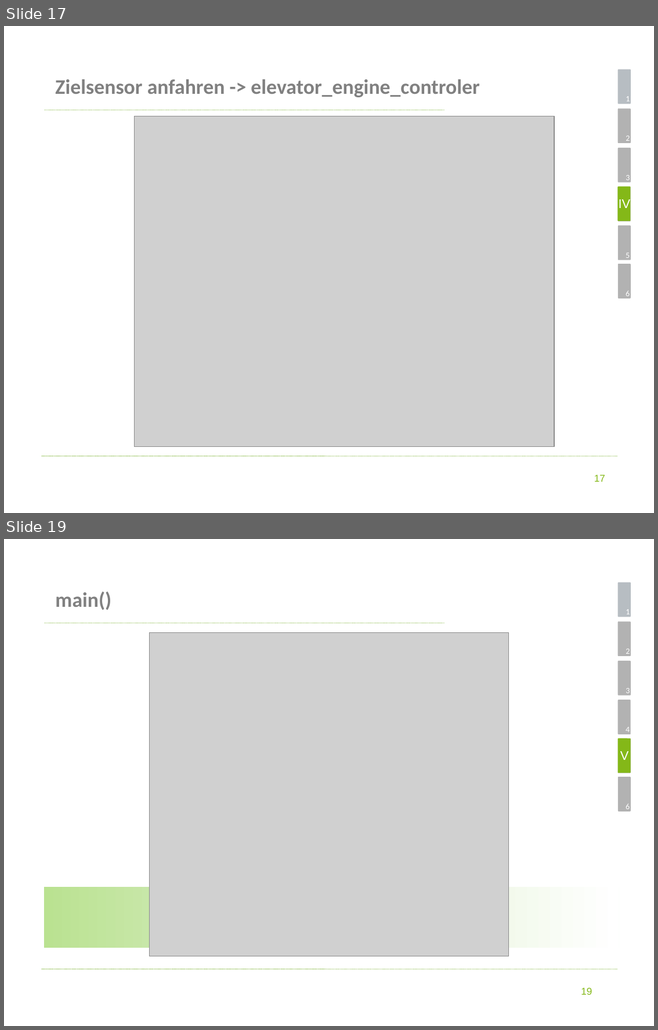
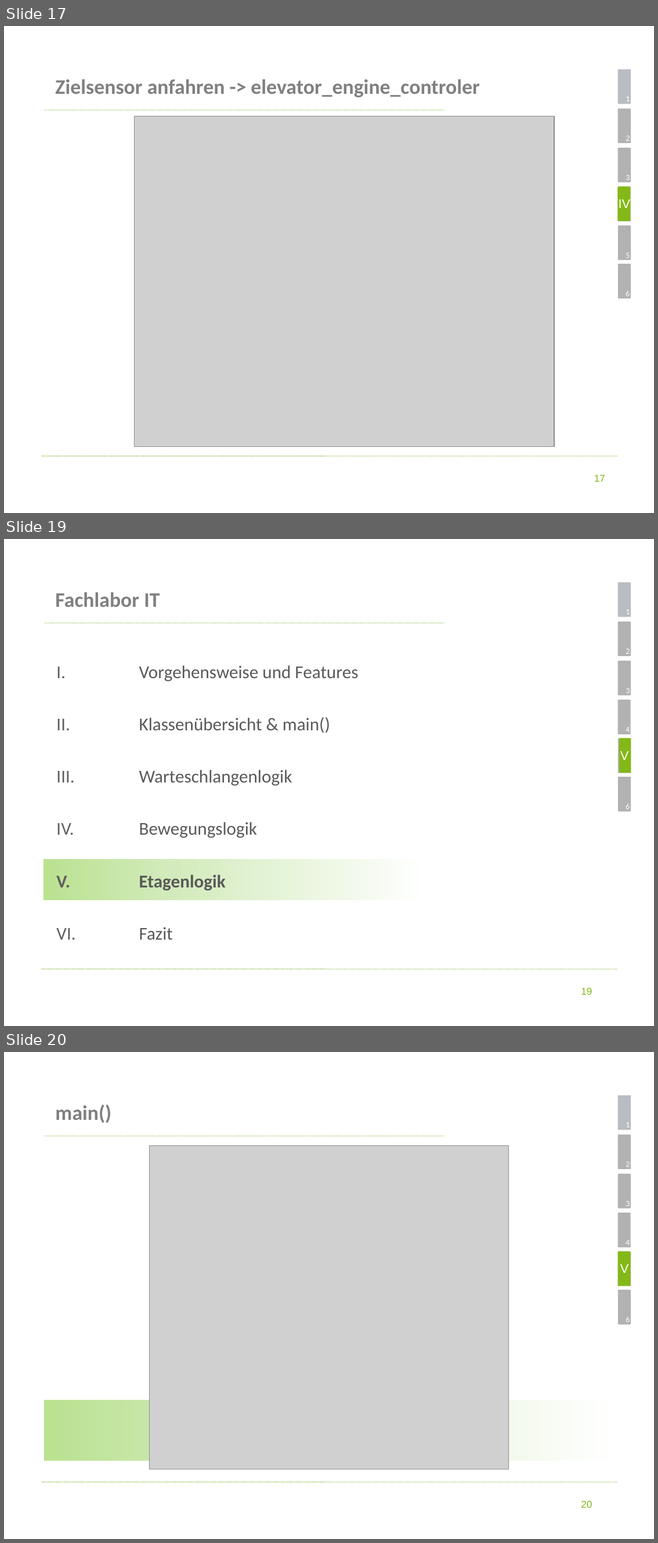
Before and after one commit to koeni90/elevatorUML, a slide deck: Präsentation.pptx. Shown one above the other, each under a label of ours: slides 17 and 19 before the commit, slides 17, 19 and 20 after it; the slides between them are not shown. The pictures are 658x1030 and 658x1543 pixels, drawn with LibreOffice and Linux fonts; fonts in the diff are those of the drawing; grey boxes stand for pictures; background and template pictures are left out. Boxes give left, top, right and bottom in pixels: in the first picture for what was removed or moved away, otherwise in the second. Text is boxed around its words. In the diff, an @@ line names an element or a change of style, - is before the commit and + after.

Commit message:
Kapitel 5 Etagenlogik

```diff
--- a/Präsentation.pptx
+++ b/Präsentation.pptx
@@ slide 19 added at (4, 539, 654, 1026), background #FFFFFF; not listed: 14 template elements that a slide beside it also shows @@
@@ title added at (55, 592, 159, 607), 23 pt, text #808080, bold @@
+Fachlabor IT
@@ text added at (139, 665, 358, 940), 20 pt, text #595959 @@
+I. Vorgehensweise und Features
+II. Klassenübersicht & main()
+III. Warteschlangenlogik
+IV. Bewegungslogik
+V. Etagenlogik
+VI. Fazit
@@ rounded rectangle added at (619, 739, 630, 773), fill #84B818 @@
@@ text added at (620, 751, 629, 760), 14 pt, text #FFFFFF @@
+V
@@ rectangle added at (43, 859, 427, 900), fill gradient #BAE391 to #D4ECBD to #FFFFFF @@
@@ page number added at (581, 988, 592, 995), 11 pt, text #84B818 @@
+19
@@ what was slide 19 is now slide 20 @@
@@ page number at (581, 1501, 592, 1508): text changed @@
-19
+20
```
Also in this commit, not shown: 3 other slides added.
